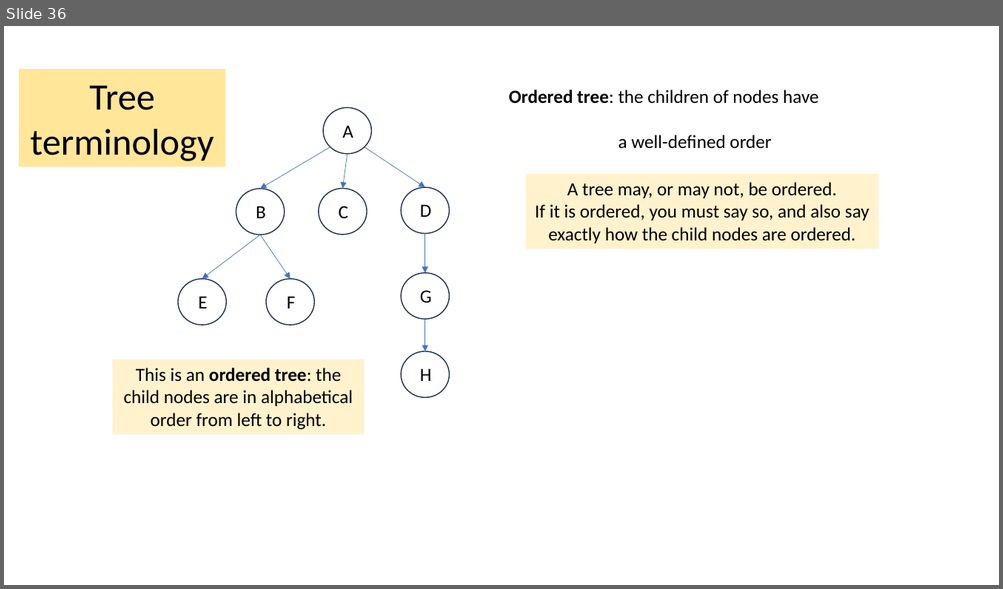
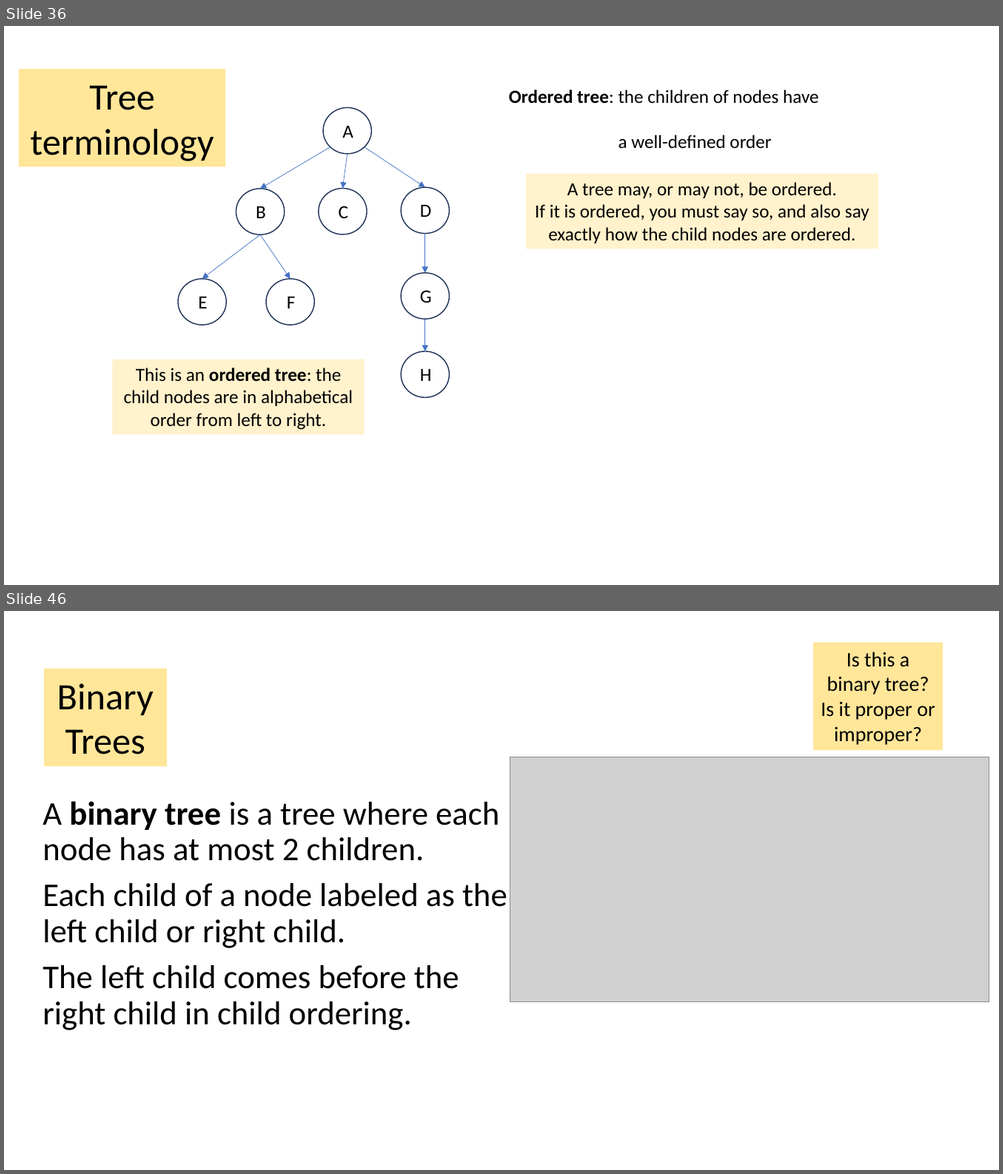
Before and after one commit to tjd1234/cmpt225summer2023, a slide deck: lecture_notes/week5/week5_trees.pptx. Shown one above the other, each under a label of ours: slide 36 before the commit, slides 36 and 46 after it; the slides between them are not shown. The pictures are 1003x589 and 1003x1174 pixels, drawn with LibreOffice and Linux fonts; fonts in the diff are those of the drawing; grey boxes stand for pictures. Boxes give left, top, right and bottom in pixels: in the first picture for what was removed or moved away, otherwise in the second. Text is boxed around its words. In the diff, an @@ line names an element or a change of style, - is before the commit and + after.

```diff
--- a/lecture_notes/week5/week5_trees.pptx
+++ b/lecture_notes/week5/week5_trees.pptx
@@ slide 46 added at [4, 611, 999, 1170], background #FFFFFF @@
@@ rectangle added at [814, 642, 942, 751], fill #FFE699, 20 pt, text #000000 @@
+Is this a binary tree? Is it proper or improper?
@@ rectangle added at [43, 669, 167, 766], fill #FFE699, 36 pt, text #000000 @@
+Binary Trees
@@ picture added at [510, 758, 989, 1002] @@
@@ text added at [42, 801, 507, 1031], 32 pt, text #000000 @@
+A binary tree is a tree where each node has at most 2 children.
+Each child of a node labeled as the left child or right child.
+The left child comes before the right child in child ordering.
```
Also in this commit, not shown: 1 slide changed, 47 other slides added.
